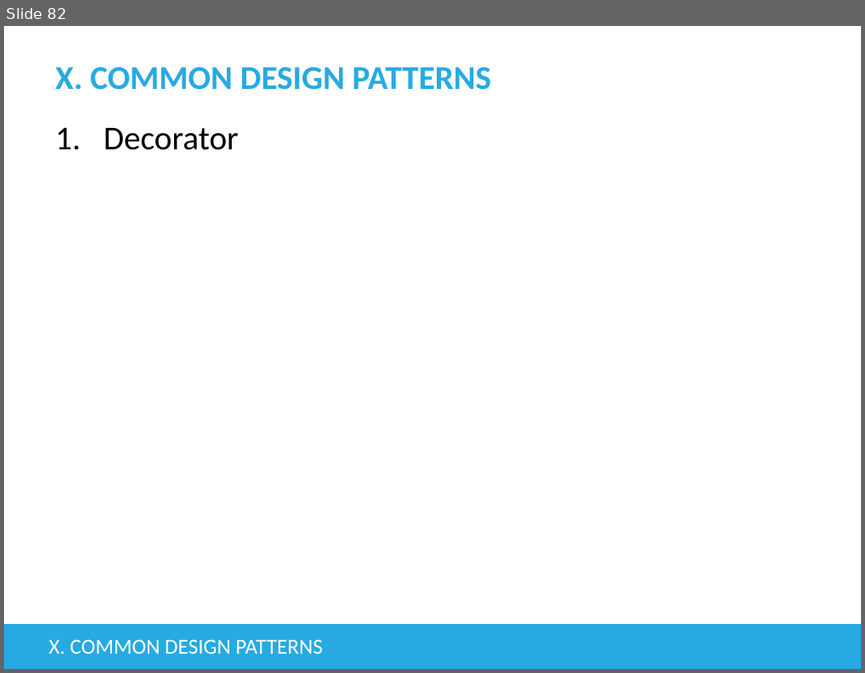
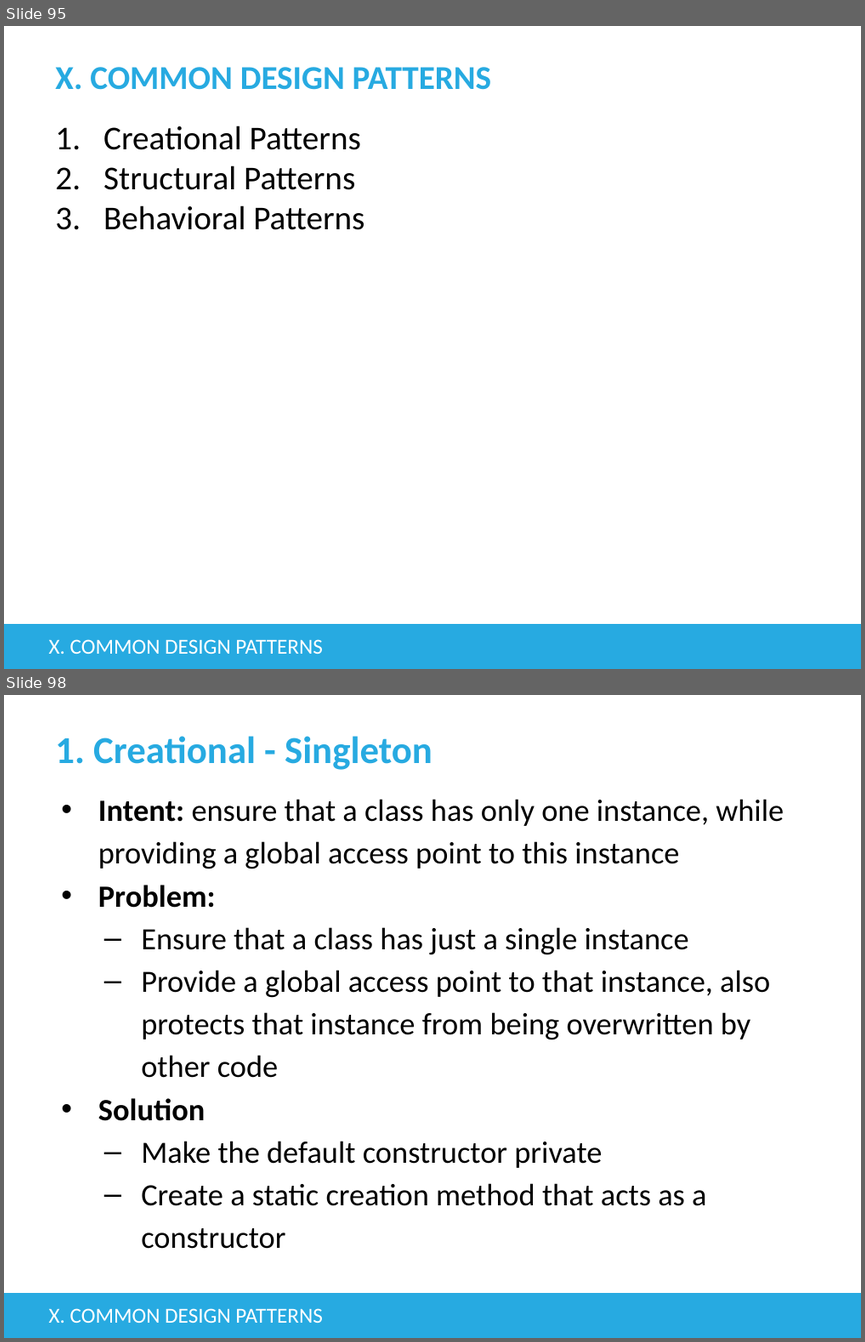
Before and after one commit to tienphat14/java-exercise, a slide deck: src/main/resources/Basic Java.pptx. Shown one above the other, each under a label of ours: slide 82 before the commit, slides 95 and 98 after it; the slides between them are not shown. The pictures are 865x673 and 865x1342 pixels, drawn with LibreOffice and Linux fonts; fonts in the diff are those of the drawing; background and template pictures are left out. Boxes give left, top, right and bottom in pixels: in the first picture for what was removed or moved away, otherwise in the second. Text is boxed around its words. In the diff, an @@ line names an element or a change of style, - is before the commit and + after.

Commit message:
common design pattern

```diff
--- a/src/main/resources/Basic Java.pptx
+++ b/src/main/resources/Basic Java.pptx
@@ slide 98 added at (4,695,861,1338), background #FFFFFF; not listed: 1 template element that a slide beside it also shows @@
@@ title added at (55,736,432,770), 32 pt, text #27AAE1, bold @@
+1. Creational - Singleton
@@ text added at (98,799,783,1248), 26 pt, text #000000 @@
+• Intent: ensure that a class has only one instance, while providing a global access point to this instance
+• Problem:
+  – Ensure that a class has just a single instance
+  – Provide a global access point to that instance, also protects that instance from being overwritten by other code
+• Solution
+  – Make the default constructor private
+  – Create a static creation method that acts as a constructor
@@ text added at (49,1308,322,1322), 18 pt, text #FFFFFF @@
+X. COMMON DESIGN PATTERNS
@@ what was slide 82 is now slide 95 @@
@@ slide 95 changed as well @@
@@ text at (103,125,364,230): text changed @@
-1. Decorator
+1. Creational Patterns
+2. Structural Patterns
+3. Behavioral Patterns
```
Also in this commit, not shown: 9 other slides changed, 18 other slides added, 24 other files.
